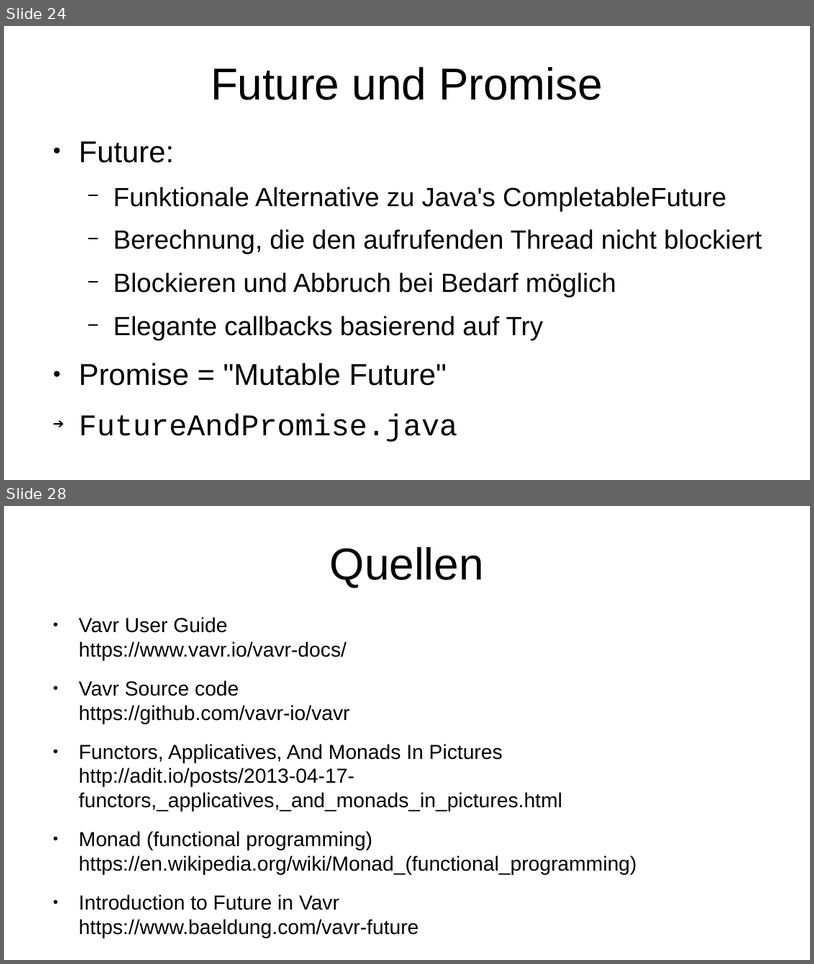
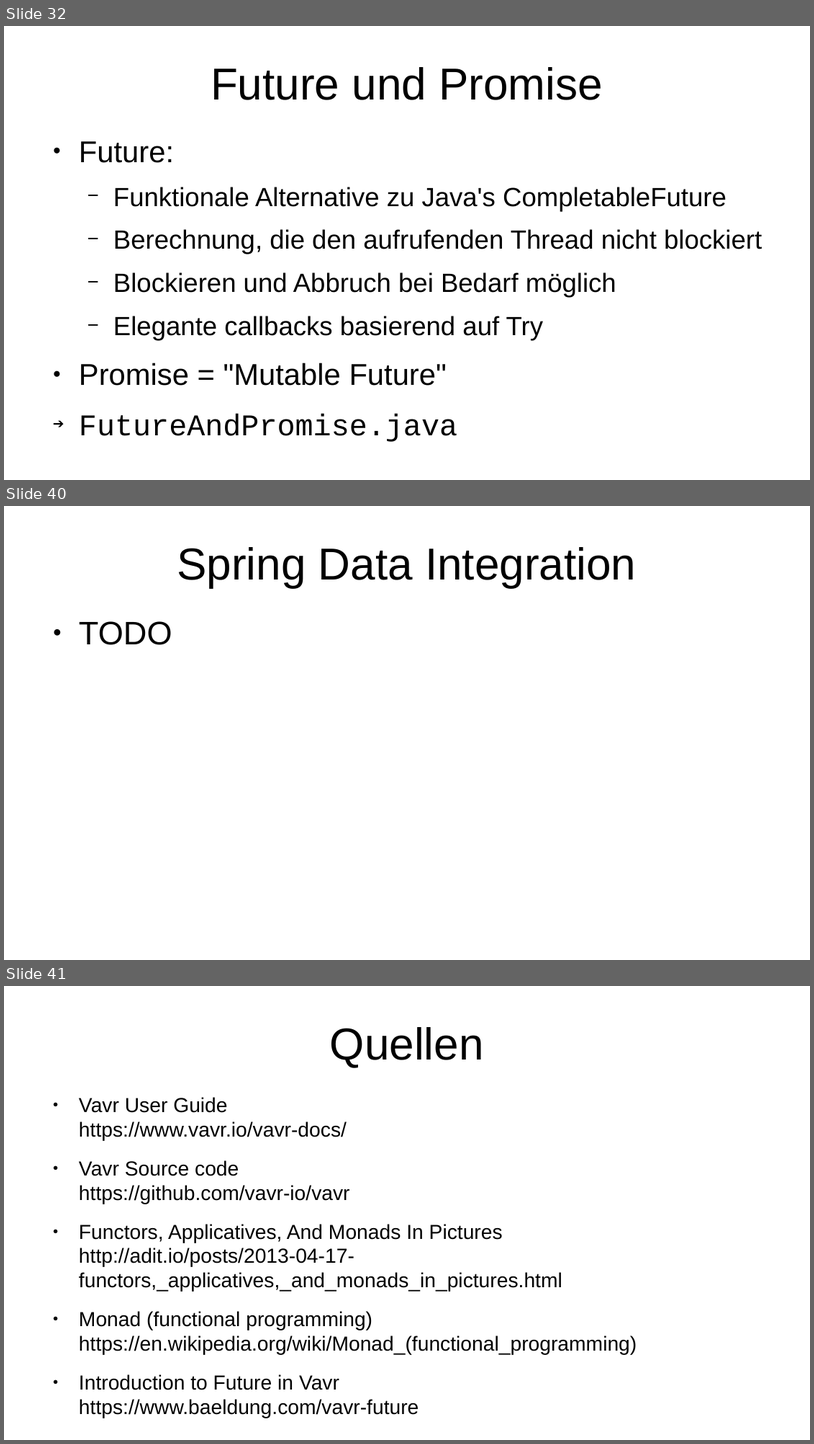
Before and after one commit to p3et/vavr-demo, a slide deck: coffee talk.odp. Shown one above the other, each under a label of ours: slides 24 and 28 before the commit, slides 32, 40 and 41 after it; the slides between them are not shown. The pictures are 814x964 and 814x1444 pixels, drawn with LibreOffice and Linux fonts; fonts in the diff are those of the drawing. Boxes give left, top, right and bottom in pixels: in the first picture for what was removed or moved away, otherwise in the second. Text is boxed around its words. In the diff, an @@ line names an element or a change of style, - is before the commit and + after.

```diff
--- a/coffee talk.odp
+++ b/coffee talk.odp
@@ slide 40 added at bbox=[4, 506, 810, 960], background #FFFFFF @@
@@ title added at bbox=[177, 547, 636, 587], 44 pt, text #000000 @@
+Spring Data Integration
@@ text added at bbox=[79, 621, 172, 645], 32 pt, text #000000 @@
+● TODO
@@ what was slide 24 is now slide 32 @@
@@ what was slide 28 is now slide 41 @@
```
Also in this commit, not shown: 10 slides changed, 12 other slides added, 1 other file.
